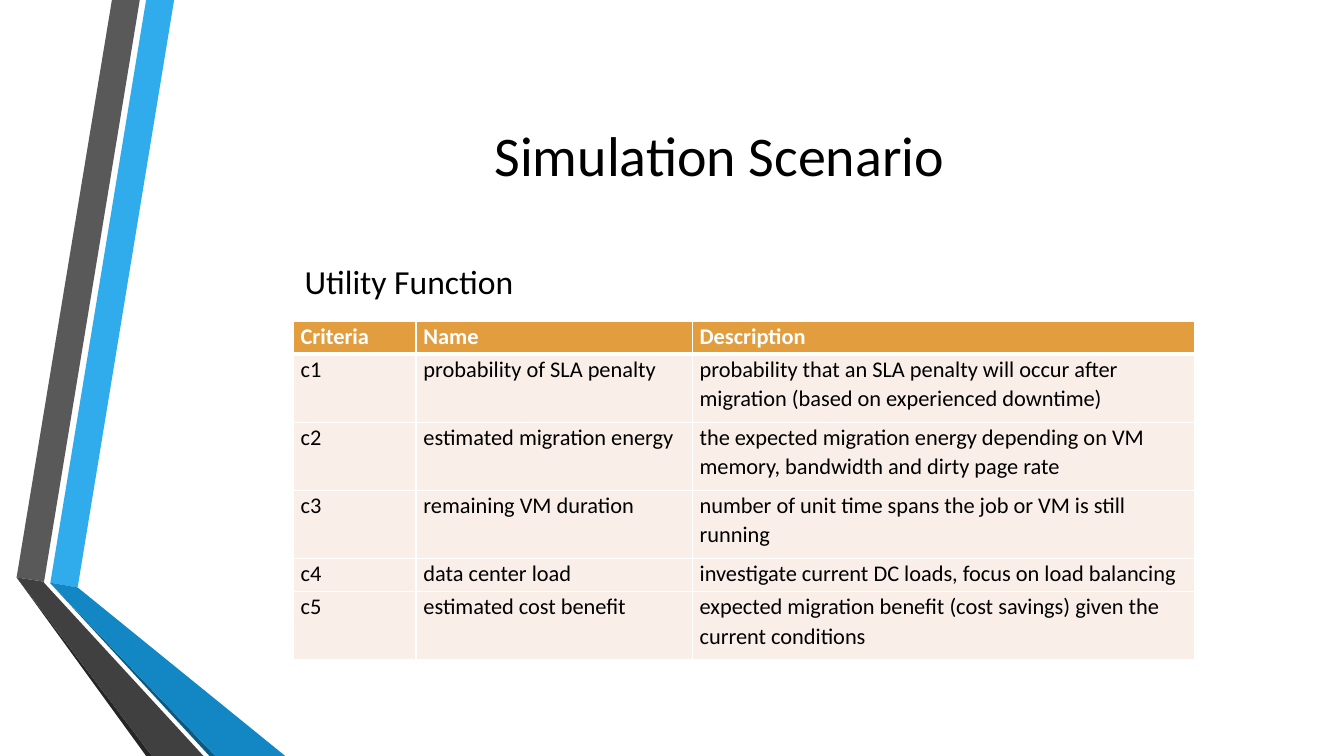
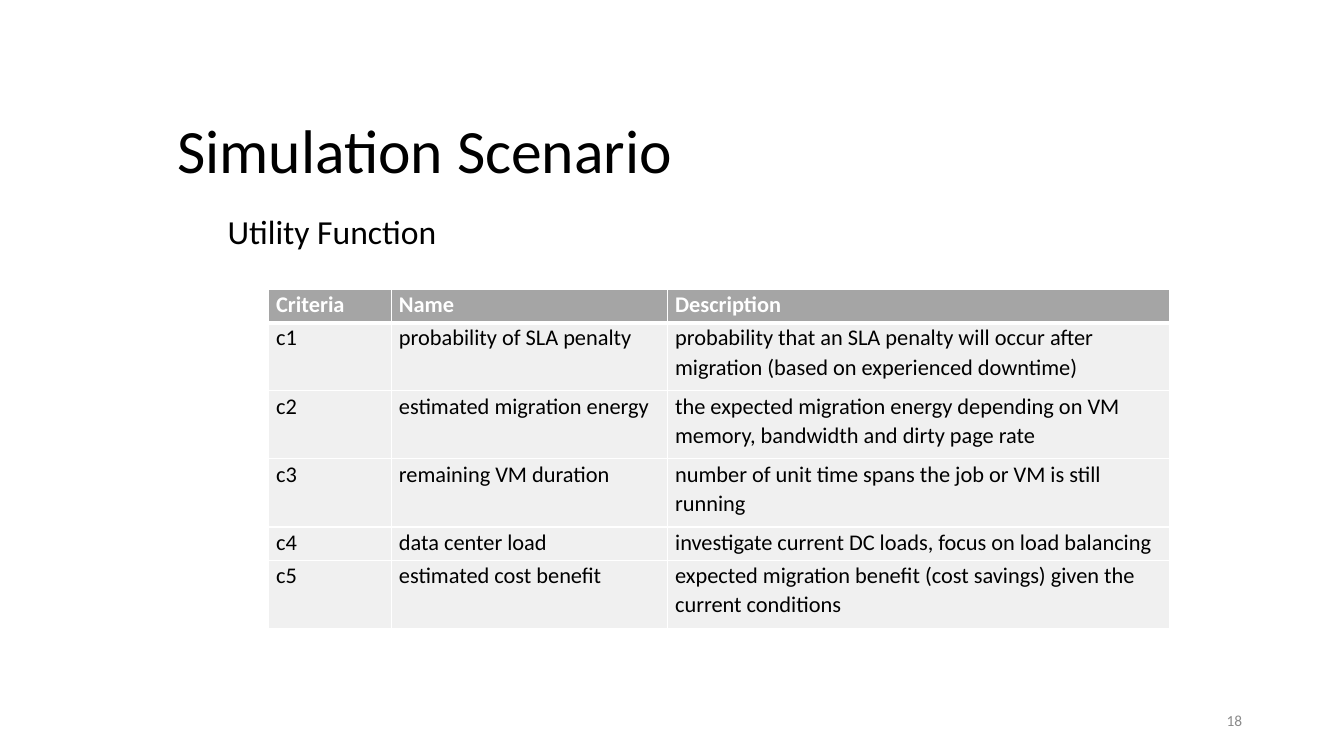
Before and after one commit to and2egg/diploma-thesis, a slide deck: slide 18 of Presentation/Cost aware resource management in distributed cloud data centers.pptx. Drawn at 1344x756 pixels with LibreOffice and Linux fonts; fonts in the diff are those of the drawing; background and template pictures are left out. Boxes give left, top, right and bottom in pixels: in the first picture for what was removed or moved away, otherwise in the second. Text is boxed around its words. In the diff, an @@ line names an element or a change of style, - is before the commit and + after.

```diff
--- a/Presentation/Cost aware resource management in distributed cloud data centers.pptx
+++ b/Presentation/Cost aware resource management in distributed cloud data centers.pptx
@@ title "Simulation Scenario" at <box>177,130,672,174</box>: size 40 to 44 pt; alignment centre to left; line spacing 1 to 0.9 @@
@@ text "Utility Function": place and size @@
-text "Utility Function" at <box>305,270,513,300</box>
+text "Utility Function" at <box>228,220,436,250</box>
@@ text "Utility Function" at <box>228,220,436,250</box>: line spacing 1 to 0.9; less space between paragraphs; vertical alignment middle to top @@
@@ table at <box>268,289,1170,628</box> @@
@@ fill #E29D3E to #A5A5A5 in row 1 @@
@@ fill #FAEFE8 to #F0F0F0 in 15 cells @@
@@ table: place and size @@
-table at <box>293,321,1195,684</box>
+table at <box>268,289,1170,628</box>
@@ group removed at <box>16,0,285,756</box>: 6 freeform shapes @@
@@ page number added at <box>1227,715,1243,726</box>, 11 pt, text #8C8C8C @@
+18
```
Also in this commit, not shown: 15 other slides changed, 8 slides added, 10 slides removed, 7 other files.
